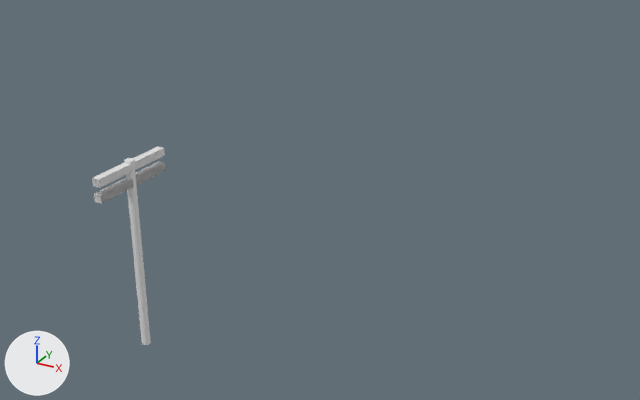
The Blender file BlenderModels/Environment/Props/Powerlines.blend, before and after one commit.
The view is the same before and after, from a 50 mm lens placed at (21.1, -23.7, 19.9), pointed at (7.5, 1.2, 7.5). The axes (+X, +Y, +Z) are drawn at lower left. The lights are the same throughout. The picture after the commit comes second.
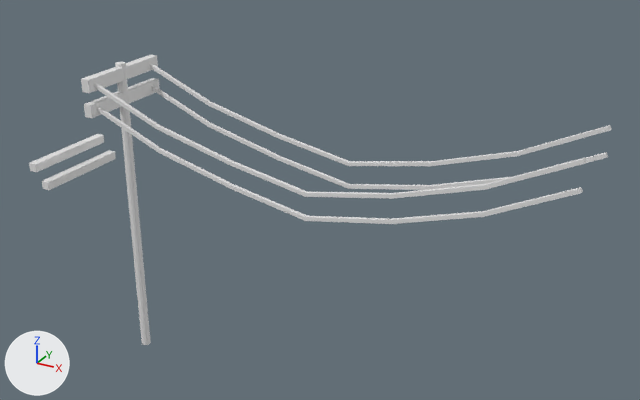
Boxes (x1, y1, x2, y2) around the edits, measured in the pictures (640 x 400 px):
'Cylinder', rescaled (7% wider, 46% taller)
    before: (92, 146, 166, 345)
    after: (81, 55, 160, 345)
'Cube.004', added
    after: (95, 83, 587, 199)
'Cube.002', added
    after: (97, 106, 583, 224)
'Cube.005', added
    after: (150, 64, 612, 166)
'Cube.003', added
    after: (151, 85, 608, 190)
'Cube.001', moved
    before: (94, 161, 166, 203)
    after: (42, 150, 116, 190)
'Cube', moved
    before: (92, 150, 164, 188)
    after: (29, 134, 104, 172)

Diff of the bpy script that builds the scene:
```diff
--- a/BlenderModels/Environment/Props/Powerlines.blend.py
+++ b/BlenderModels/Environment/Props/Powerlines.blend.py
@@ me_cylinder @@
-me_cylinder.from_pydata(...)  # 104 vertices, 54 faces; spans x -0.18..0.18, y -1.86..1.86, z 0.0..8.0
+me_cylinder.from_pydata(...)  # 104 vertices, 54 faces; spans x -0.18..0.18, y -1.86..1.86, z 0.01..11.7
+# me_cylinder part 1: the whole mesh is scaled about its middle by (1, 1, 1.46), then moved by (0.0, 0.0, 1.85)
@@ me_cube_005 @@
+me_cube_005.from_pydata([(-0.05, -0.06, -0.09), (-0.06, -0.06, 2.87), (-0.05, 0.06, -0.09), (-0.06, 0.06, 2.87), (0.08, -0.06, -0.09), (0.07, -0.06, 2.87), (0.08, 0.06, -0.09), (0.07, 0.06, 2.87)], [], [(0, 1, 3, 2), (2, 3, 7, 6), (6, 7, 5, 4), (4, 5, 1, 0), (2, 6, 4, 0), (7, 3, 1, 5)])
@@ cu_nurbspath_003 @@
+cu_nurbspath_003 = bpy.data.curves.new('NurbsPath.003', 'CURVE')
+cu_nurbspath_003.dimensions = '3D'
+_sp = cu_nurbspath_003.splines.new('NURBS'); _sp.points.add(6)
+_sp.points.foreach_set('co', [-0.0000608, 0.0, 0.0, 1.0, 2.615, 0.0, -1.111, 1.0, 6.683, 0.0, -2.157, 1.0, 8.465, 0.0, -2.418, 1.0, 9.984, 0.0, -2.239, 1.0, 13.79, 0.0, -1.177, 1.0, 16.0, 0.0, -0.114, 1.0])
+_sp.order_u = 2
+_sp.order_v = 0
+_sp.use_endpoint_u = True
+cu_nurbspath_003.use_path = True
+cu_nurbspath_003.fill_mode = 'FULL'
@@ cu_nurbspath_002 @@
+cu_nurbspath_002 = bpy.data.curves.new('NurbsPath.002', 'CURVE')
+cu_nurbspath_002.dimensions = '3D'
+_sp = cu_nurbspath_002.splines.new('NURBS'); _sp.points.add(6)
+_sp.points.foreach_set('co', [-0.0000608, 0.0, 0.0, 1.0, 2.615, 0.0, -1.111, 1.0, 6.683, 0.0, -2.157, 1.0, 8.465, 0.0, -2.418, 1.0, 9.984, 0.0, -2.239, 1.0, 13.79, 0.0, -1.177, 1.0, 16.0, 0.0, -0.114, 1.0])
+_sp.order_u = 2
+_sp.order_v = 0
+_sp.use_endpoint_u = True
+cu_nurbspath_002.use_path = True
+cu_nurbspath_002.fill_mode = 'FULL'
@@ cu_nurbspath_001 @@
+cu_nurbspath_001 = bpy.data.curves.new('NurbsPath.001', 'CURVE')
+cu_nurbspath_001.dimensions = '3D'
+_sp = cu_nurbspath_001.splines.new('NURBS'); _sp.points.add(6)
+_sp.points.foreach_set('co', [-0.0000608, 0.0, 0.0, 1.0, 2.615, 0.0, -1.111, 1.0, 6.683, 0.0, -2.157, 1.0, 8.465, 0.0, -2.418, 1.0, 9.984, 0.0, -2.239, 1.0, 13.79, 0.0, -1.177, 1.0, 16.0, 0.0, -0.114, 1.0])
+_sp.order_u = 2
+_sp.order_v = 0
+_sp.use_endpoint_u = True
+cu_nurbspath_001.use_path = True
+cu_nurbspath_001.fill_mode = 'FULL'
@@ cu_nurbspath @@
+cu_nurbspath = bpy.data.curves.new('NurbsPath', 'CURVE')
+cu_nurbspath.dimensions = '3D'
+_sp = cu_nurbspath.splines.new('NURBS'); _sp.points.add(6)
+_sp.points.foreach_set('co', [-0.0000608, 0.0, 0.0, 1.0, 2.615, 0.0, -1.111, 1.0, 6.683, 0.0, -2.157, 1.0, 8.465, 0.0, -2.418, 1.0, 9.984, 0.0, -2.239, 1.0, 13.79, 0.0, -1.177, 1.0, 16.0, 0.0, -0.114, 1.0])
+_sp.order_u = 2
+_sp.order_v = 0
+_sp.use_endpoint_u = True
+cu_nurbspath.use_path = True
+cu_nurbspath.fill_mode = 'FULL'
@@ ob_cylinder @@
 ob_cylinder = bpy.data.objects.new('Cylinder', me_cylinder)
-ob_cylinder.location = (0.0, 0.0, 0.01)
+ob_cylinder.location = (0.0, 0.0, 0.0)
@@ ob_cube @@
 ob_cube = bpy.data.objects.new('Cube', me_cube_001)
-ob_cube.location = (0.0, 0.0, 7.75)
+ob_cube.location = (-3.06, 0.0, 7.75)
 ob_cube.scale = (0.159, 1.86, 0.159)
@@ ob_cube_001 @@
 ob_cube_001 = bpy.data.objects.new('Cube.001', me_cube_002)
-ob_cube_001.location = (0.0, 0.0, 7.14)
+ob_cube_001.location = (-2.53, 0.0, 7.14)
 ob_cube_001.scale = (0.159, 1.86, 0.159)
@@ ob_cube_005 @@
+ob_cube_005 = bpy.data.objects.new('Cube.005', me_cube_005)  # modifiers ARRAY, CURVE
+ob_cube_005.location = (0.0, 1.46, 11.35)
+ob_cube_005.rotation_euler = (0.0, 1.571, 0.0)  # degrees (0, 90, 0)
@@ ob_nurbspath_003 @@
+ob_nurbspath_003 = bpy.data.objects.new('NurbsPath.003', cu_nurbspath_003)
+ob_nurbspath_003.location = (0.0, 1.464, 11.32)
@@ ob_cube_004 @@
+ob_cube_004 = bpy.data.objects.new('Cube.004', me_cube_005.copy())  # modifiers ARRAY, CURVE
+ob_cube_004.location = (0.0, -1.51, 11.35)
+ob_cube_004.rotation_euler = (0.0, 1.571, 0.0)  # degrees (0, 90, 0)
@@ ob_nurbspath_002 @@
+ob_nurbspath_002 = bpy.data.objects.new('NurbsPath.002', cu_nurbspath_002)
+ob_nurbspath_002.location = (0.0, -1.511, 11.32)
@@ ob_cube_003 @@
+ob_cube_003 = bpy.data.objects.new('Cube.003', me_cube_005.copy())  # modifiers ARRAY, CURVE
+ob_cube_003.location = (0.0, 1.46, 10.52)
+ob_cube_003.rotation_euler = (0.0, 1.571, 0.0)  # degrees (0, 90, 0)
@@ ob_nurbspath_001 @@
+ob_nurbspath_001 = bpy.data.objects.new('NurbsPath.001', cu_nurbspath_001)
+ob_nurbspath_001.location = (0.0, 1.464, 10.49)
@@ ob_cube_002 @@
+ob_cube_002 = bpy.data.objects.new('Cube.002', me_cube_005.copy())  # modifiers ARRAY, CURVE
+ob_cube_002.location = (0.0, -1.51, 10.52)
+ob_cube_002.rotation_euler = (0.0, 1.571, 0.0)  # degrees (0, 90, 0)
@@ ob_nurbspath @@
+ob_nurbspath = bpy.data.objects.new('NurbsPath', cu_nurbspath)
+ob_nurbspath.location = (0.0, -1.511, 10.49)
```
